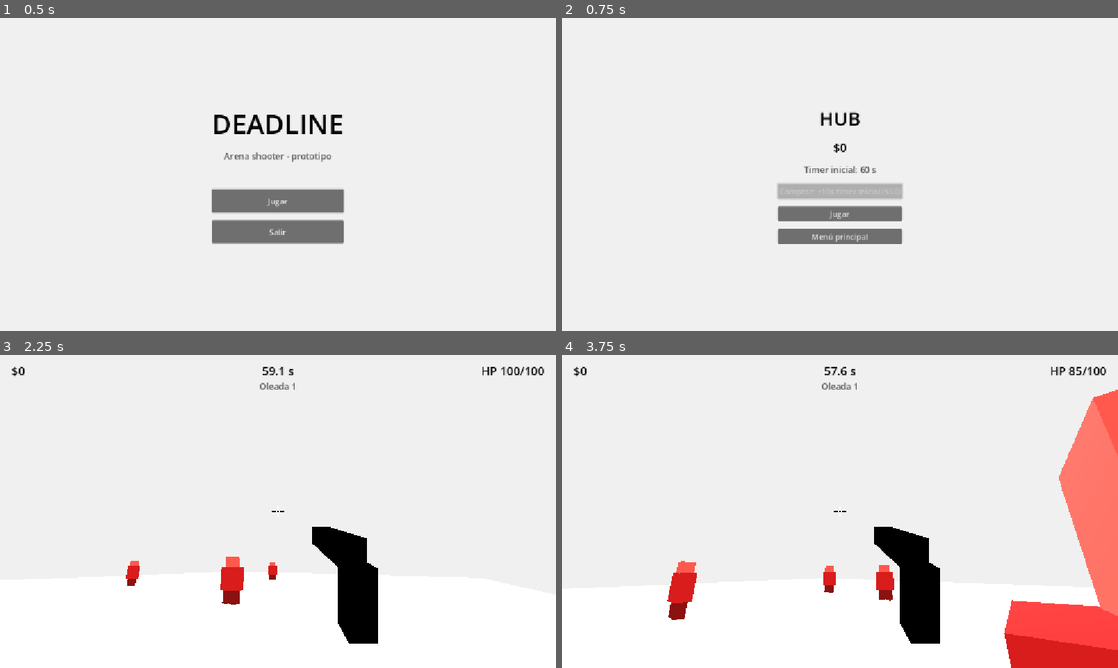
Above: before the commit, frames 1-4 (two rows, left to right).
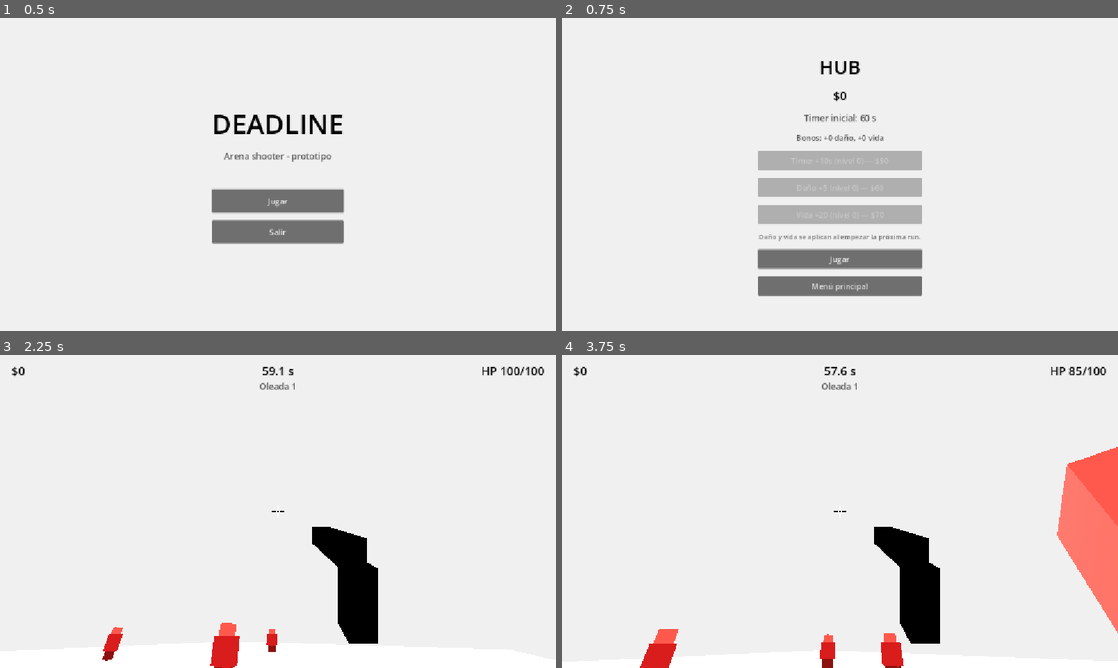
Above: after the commit, the same moments.

Repository: Veilen1/Deadline
Game: Godot game, scene res://scenes/ui/main_menu.tscn
Same seed, same stepped clock (60 frames per second), same inputs: the game is played once before the commit and once after it.
Inputs (mouse positions are in pixels of both pictures, inside the frame that each line leads up to):
- Up to frame 1 (0.5 s): no input
- Up to frame 2 (0.75 s): click "Jugar" at 0.5 s
- Up to frame 3 (2.25 s): click "Jugar" at 1.25 s; move the mouse to (305, 511) at 2.02 s; press the mouse at (305, 511) at 2.03 s; hold W (move_forward) from 2.03 s (still down)
- Up to frame 4 (3.75 s): keep holding W (move_forward); tap Space (jump) at 2.27, 3.02 s; move the mouse to (812, 511) at 2.77 s; release the mouse at (812, 511) at 2.78 s; click (812, 511) at 2.85 s; move the mouse to (851, 505) at 3.52 s; press the mouse at (851, 505) at 3.53 s

Frame 1 is identical in both runs. In frame 2, 10% of the frame differs, in the area x 35-65%, y 13-89%; in frame 3, 1.7%; in frame 4, 9.5%.

Commit message:
feat(hub): completar tienda con mejoras de dano y vida

Diff:
--- a/scenes/actors/player/player.gd
+++ b/scenes/actors/player/player.gd
@@ -113,6 +113,13 @@
 		EventBus.player_died.emit()
 
 
+func apply_meta_upgrades(upgrades: Dictionary) -> void:
+	# Aplica los bonus comprados en el hub. Se llama una vez al empezar la run.
+	weapon_damage += float(upgrades.get("damage_bonus", 0.0))
+	max_health += float(upgrades.get("health_bonus", 0.0))
+	current_health = max_health
+
+
 func shoot() -> void:
 	# Raycast desde el centro de la cámara hacia donde se mira.
 	var screen_center: Vector2 = get_viewport().get_visible_rect().size * 0.5
--- a/scenes/main.gd
+++ b/scenes/main.gd
@@ -26,6 +26,7 @@
 	EventBus.boss_spawned.connect(_on_boss_spawned)
 	EventBus.boss_health_changed.connect(_on_boss_health_changed)
 	EventBus.boss_defeated.connect(_on_boss_defeated)
+	player.call("apply_meta_upgrades", GameState.upgrades)
 	_update_money_label(GameState.money)
 	_update_health_label()
 	GameState.start_run()
--- a/scenes/ui/hub.gd
+++ b/scenes/ui/hub.gd
@@ -3,12 +3,27 @@
 const MAIN_MENU_SCENE: String = "res://scenes/ui/main_menu.tscn"
 const GAME_SCENE: String = "res://scenes/main.tscn"
 
+@export_group("Time Upgrade")
 @export var upgrade_time_cost: int = 50
+@export var upgrade_time_cost_step: int = 25
 @export var upgrade_time_bonus: float = 10.0
+
+@export_group("Damage Upgrade")
+@export var upgrade_damage_cost: int = 60
+@export var upgrade_damage_cost_step: int = 30
+@export var upgrade_damage_bonus: float = 5.0
+
+@export_group("Health Upgrade")
+@export var upgrade_health_cost: int = 70
+@export var upgrade_health_cost_step: int = 35
+@export var upgrade_health_bonus: float = 20.0
 
 @onready var money_label: Label = $CenterContainer/Menu/MoneyLabel
 @onready var timer_label: Label = $CenterContainer/Menu/TimerLabel
+@onready var bonus_label: Label = $CenterContainer/Menu/BonusLabel
 @onready var buy_time_button: Button = $CenterContainer/Menu/BuyTimeButton
+@onready var buy_damage_button: Button = $CenterContainer/Menu/BuyDamageButton
+@onready var buy_health_button: Button = $CenterContainer/Menu/BuyHealthButton
 @onready var play_button: Button = $CenterContainer/Menu/PlayButton
 @onready var main_menu_button: Button = $CenterContainer/Menu/MainMenuButton
 
@@ -17,24 +32,47 @@
 	Input.mouse_mode = Input.MOUSE_MODE_VISIBLE
 	GameState.money_changed.connect(_on_money_changed)
 	buy_time_button.pressed.connect(_on_buy_time_pressed)
+	buy_damage_button.pressed.connect(_on_buy_damage_pressed)
+	buy_health_button.pressed.connect(_on_buy_health_pressed)
 	play_button.pressed.connect(_on_play_pressed)
 	main_menu_button.pressed.connect(_on_main_menu_pressed)
-	_update_money_label(GameState.money)
-	_update_timer_label()
-	buy_time_button.grab_focus()
+	_update_ui()
+	if buy_time_button.disabled:
+		play_button.grab_focus()
+	else:
+		buy_time_button.grab_focus()
 
 
 func _on_buy_time_pressed() -> void:
-	# El costo se valida en GameState; si no alcanza, no hay cambios.
-	if not GameState.spend_money(upgrade_time_cost):
+	var cost: int = _upgrade_cost(upgrade_time_cost, upgrade_time_cost_step, "time")
+	if not GameState.spend_money(cost):
 		return
 
 	GameState.add_run_time(upgrade_time_bonus)
-	_update_timer_label()
+	GameState.register_upgrade("time", upgrade_time_bonus)
+	_update_ui()
 
 
-func _on_money_changed(new_amount: int) -> void:
-	_update_money_label(new_amount)
+func _on_buy_damage_pressed() -> void:
+	var cost: int = _upgrade_cost(upgrade_damage_cost, upgrade_damage_cost_step, "damage")
+	if not GameState.spend_money(cost):
+		return
+
+	GameState.register_upgrade("damage", upgrade_damage_bonus)
+	_update_ui()
+
+
+func _on_buy_health_pressed() -> void:
+	var cost: int = _upgrade_cost(upgrade_health_cost, upgrade_health_cost_step, "health")
+	if not GameState.spend_money(cost):
+		return
+
+	GameState.register_upgrade("health", upgrade_health_bonus)
+	_update_ui()
+
+
+func _on_money_changed(_new_amount: int) -> void:
+	_update_ui()
 
 
 func _on_play_pressed() -> void:
@@ -45,10 +83,32 @@
 	get_tree().change_scene_to_file(MAIN_MENU_SCENE)
 
 
-func _update_money_label(amount: int) -> void:
-	money_label.text = "$%d" % amount
-	buy_time_button.disabled = amount < upgrade_time_cost
+func _update_ui() -> void:
+	money_label.text = "$%d" % GameState.money
+	timer_label.text = "Timer inicial: %.0f s" % GameState.base_run_time
+
+	var damage_bonus: float = float(GameState.upgrades.get("damage_bonus", 0.0))
+	var health_bonus: float = float(GameState.upgrades.get("health_bonus", 0.0))
+	bonus_label.text = "Bonos: +%d daño, +%d vida" % [int(round(damage_bonus)), int(round(health_bonus))]
+
+	var time_cost: int = _upgrade_cost(upgrade_time_cost, upgrade_time_cost_step, "time")
+	var damage_cost: int = _upgrade_cost(upgrade_damage_cost, upgrade_damage_cost_step, "damage")
+	var health_cost: int = _upgrade_cost(upgrade_health_cost, upgrade_health_cost_step, "health")
+
+	buy_time_button.text = "Timer +%ds (nivel %d) — $%d" % [
+		int(round(upgrade_time_bonus)), GameState.get_upgrade_level("time"), time_cost
+	]
+	buy_damage_button.text = "Daño +%d (nivel %d) — $%d" % [
+		int(round(upgrade_damage_bonus)), GameState.get_upgrade_level("damage"), damage_cost
+	]
+	buy_health_button.text = "Vida +%d (nivel %d) — $%d" % [
+		int(round(upgrade_health_bonus)), GameState.get_upgrade_level("health"), health_cost
+	]
+
+	buy_time_button.disabled = GameState.money < time_cost
+	buy_damage_button.disabled = GameState.money < damage_cost
+	buy_health_button.disabled = GameState.money < health_cost
 
 
-func _update_timer_label() -> void:
-	timer_label.text = "Timer inicial: %.0f s" % GameState.base_run_time
+func _upgrade_cost(base_cost: int, cost_step: int, upgrade_id: String) -> int:
+	return base_cost + cost_step * GameState.get_upgrade_level(upgrade_id)
--- a/scenes/ui/hub.tscn
+++ b/scenes/ui/hub.tscn
@@ -53,14 +53,41 @@
 text = "Timer inicial: 60 s"
 horizontal_alignment = 1
 
+[node name="BonusLabel" type="Label" parent="CenterContainer/Menu"]
+layout_mode = 2
+theme_override_colors/font_color = Color(0.35, 0.35, 0.35, 1)
+theme_override_font_sizes/font_size = 16
+text = "Bonos: +0 daño, +0 vida"
+horizontal_alignment = 1
+
 [node name="BuyTimeButton" type="Button" parent="CenterContainer/Menu"]
+custom_minimum_size = Vector2(340, 40)
 layout_mode = 2
-text = "Comprar: +10s timer inicial ($50)"
+text = "Timer +10s (nivel 0) — $50"
+
+[node name="BuyDamageButton" type="Button" parent="CenterContainer/Menu"]
+custom_minimum_size = Vector2(340, 40)
+layout_mode = 2
+text = "Daño +5 (nivel 0) — $60"
+
+[node name="BuyHealthButton" type="Button" parent="CenterContainer/Menu"]
+custom_minimum_size = Vector2(340, 40)
+layout_mode = 2
+text = "Vida +20 (nivel 0) — $70"
+
+[node name="HintLabel" type="Label" parent="CenterContainer/Menu"]
+layout_mode = 2
+theme_override_colors/font_color = Color(0.45, 0.45, 0.45, 1)
+theme_override_font_sizes/font_size = 14
+text = "Daño y vida se aplican al empezar la próxima run."
+horizontal_alignment = 1
 
 [node name="PlayButton" type="Button" parent="CenterContainer/Menu"]
+custom_minimum_size = Vector2(340, 40)
 layout_mode = 2
 text = "Jugar"
 
 [node name="MainMenuButton" type="Button" parent="CenterContainer/Menu"]
+custom_minimum_size = Vector2(340, 40)
 layout_mode = 2
 text = "Menú principal"
--- a/scripts/autoloads/game_state.gd
+++ b/scripts/autoloads/game_state.gd
@@ -33,9 +33,19 @@
 
 
 func add_run_time(seconds: float) -> void:
-	# Registra la mejora (para persistirla/serializarla) y amplía el timer base.
 	base_run_time += seconds
-	upgrades["run_time_bonus"] = float(upgrades.get("run_time_bonus", 0.0)) + seconds
+
+
+func register_upgrade(upgrade_id: String, bonus: float) -> void:
+	# Guarda nivel y bonus acumulado para aplicarlo en cada run.
+	var level_key: String = upgrade_id + "_level"
+	var bonus_key: String = upgrade_id + "_bonus"
+	upgrades[level_key] = int(upgrades.get(level_key, 0)) + 1
+	upgrades[bonus_key] = float(upgrades.get(bonus_key, 0.0)) + bonus
+
+
+func get_upgrade_level(upgrade_id: String) -> int:
+	return int(upgrades.get(upgrade_id + "_level", 0))
 
 
 func add_money(amount: int) -> void:
